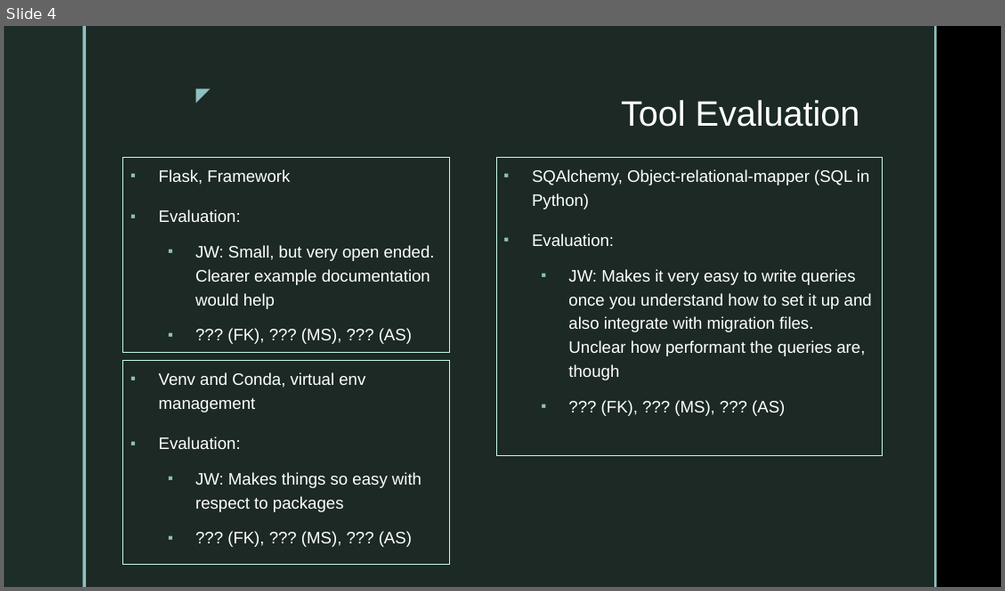
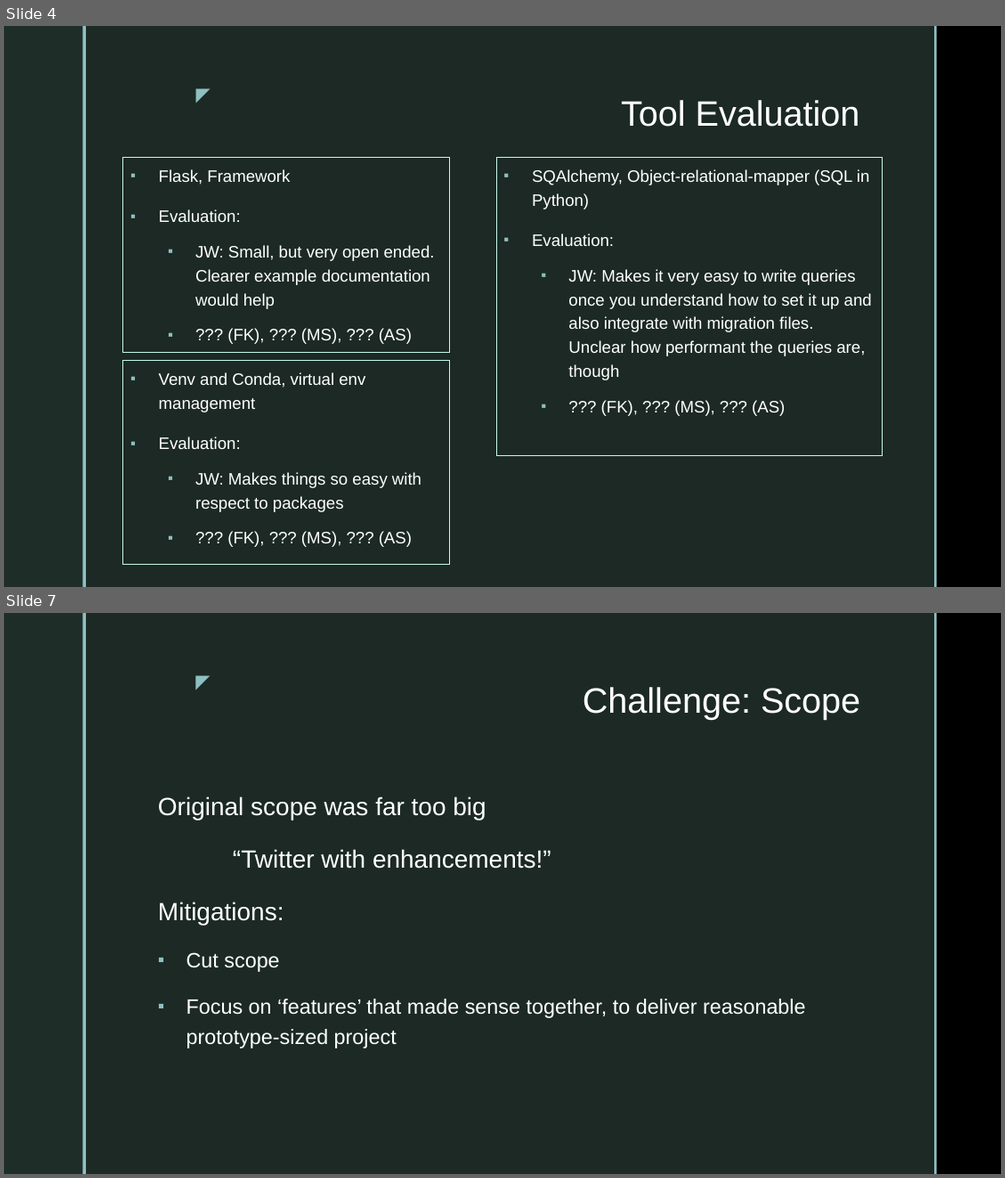
Before and after one commit to thejasonlee/twitter_clone, a slide deck: Final Presentation.pptx. Shown one above the other, each under a label of ours: slide 4 before the commit, slides 4 and 7 after it; the slides between them are not shown. The pictures are 1005x591 and 1005x1178 pixels, drawn with LibreOffice and Linux fonts; fonts in the diff are those of the drawing; background and template pictures are left out. Boxes give left, top, right and bottom in pixels: in the first picture for what was removed or moved away, otherwise in the second. Text is boxed around its words. In the diff, an @@ line names an element or a change of style, - is before the commit and + after.

```diff
--- a/Final Presentation.pptx
+++ b/Final Presentation.pptx
@@ slide 7 added at [4, 613, 1001, 1174], background picture (left out); not listed: 5 template elements that a slide beside it also shows @@
@@ title added at [582, 687, 860, 720], 34 pt, text #FFFFFF @@
+Challenge: Scope
@@ text added at [158, 796, 806, 1048], 20 pt, text #FFFFFF @@
+Original scope was far too big
+“Twitter with enhancements!”
+Mitigations:
+▪ Cut scope
+▪ Focus on ‘features’ that made sense together, to deliver reasonable prototype-sized project
```
Also in this commit, not shown: 1 slide changed, 2 other slides added.
